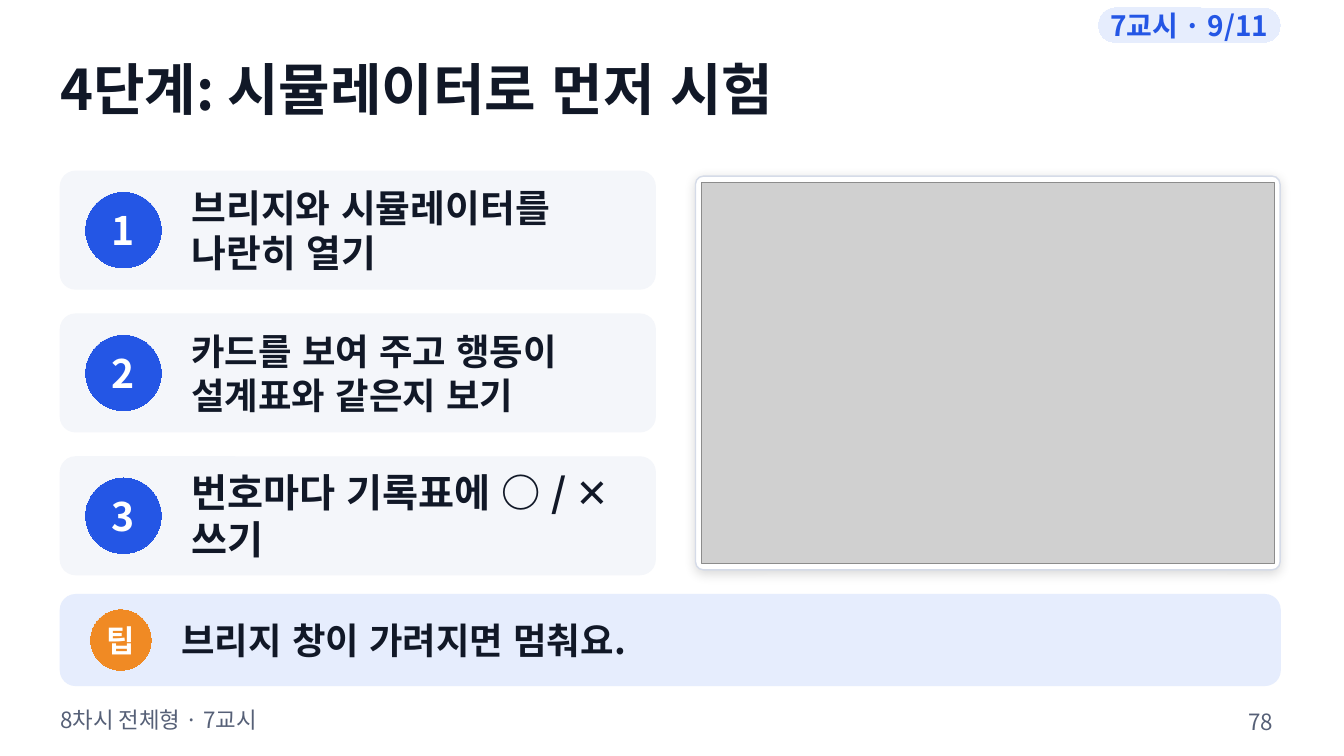
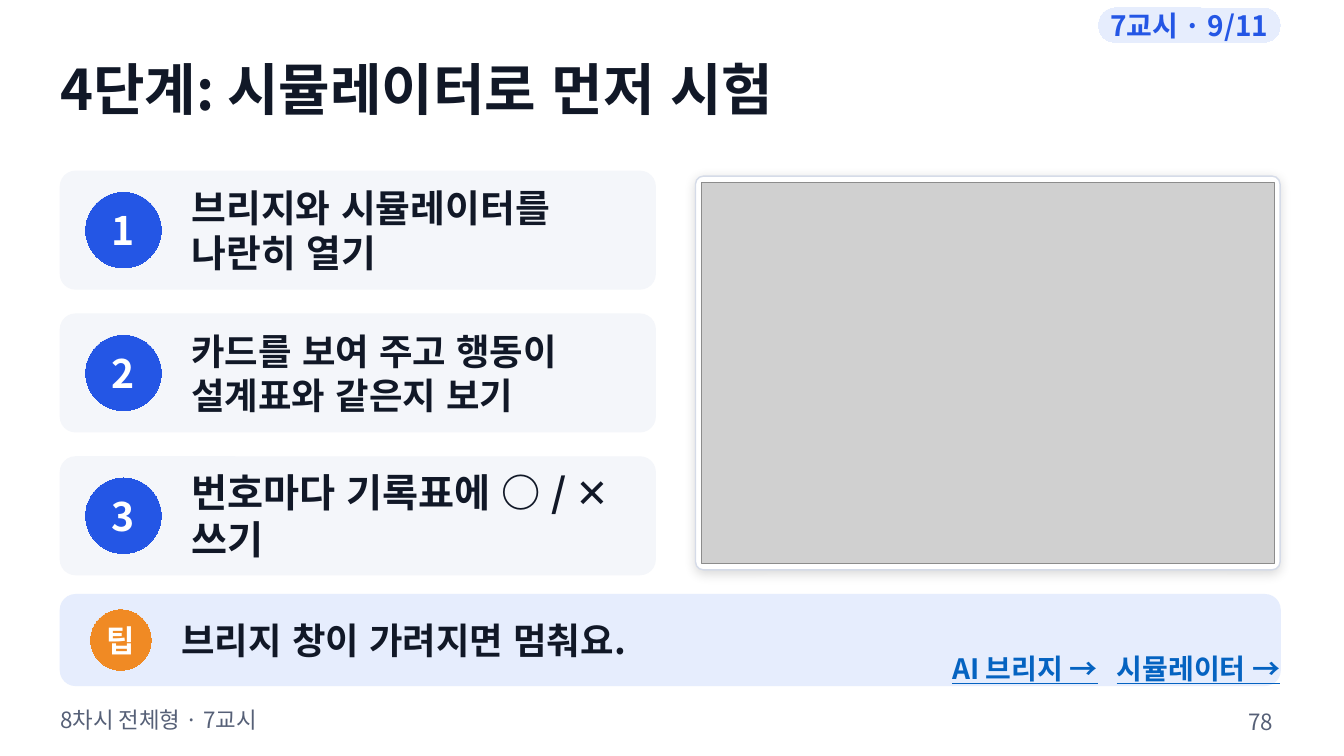
Before and after one commit to boundaryx01-uniquelife/microbit, a slide deck: slide 78 of bridge/docs/materials/8차시_전체형/8차시_수업슬라이드.pptx. Drawn at 1344x756 pixels with LibreOffice and Linux fonts; fonts in the diff are those of the drawing; grey boxes stand for pictures. Boxes give left, top, right and bottom in pixels: in the first picture for what was removed or moved away, otherwise in the second. Text is boxed around its words. In the diff, an @@ line names an element or a change of style, - is before the commit and + after.

```diff
--- a/bridge/docs/materials/8차시_전체형/8차시_수업슬라이드.pptx
+++ b/bridge/docs/materials/8차시_전체형/8차시_수업슬라이드.pptx
@@ text added at bbox=[952, 655, 1246, 684], 20 pt, text #0563C1, bold, underline @@
+AI 브리지 → 시뮬레이터 →
```
Also in this commit, not shown: 6 other slides changed, 17 other files.
